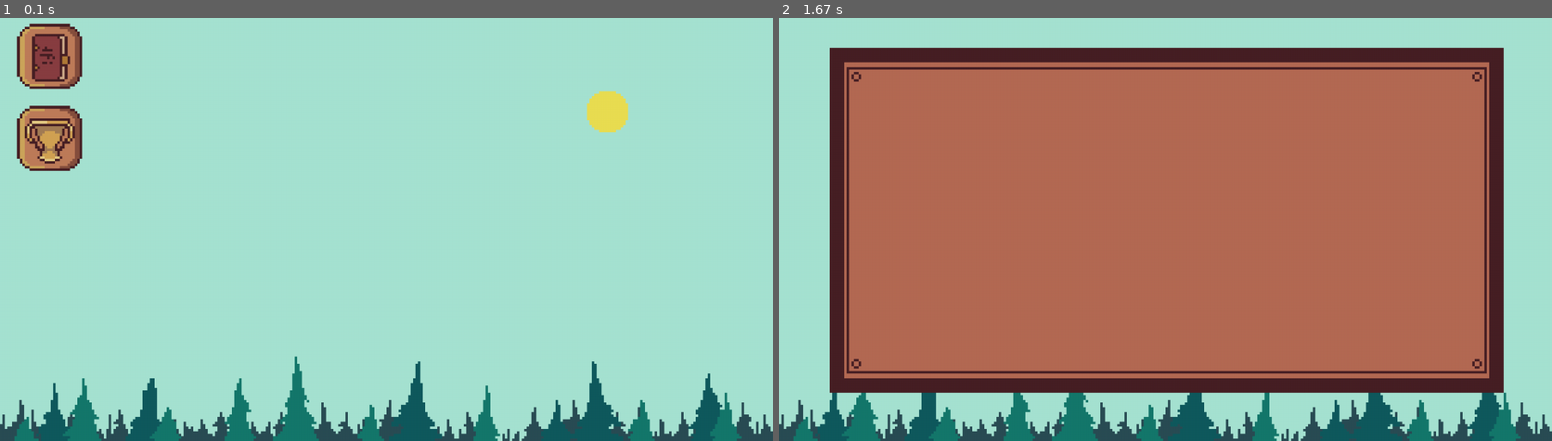
Above: before the commit, frames 1-2 (left to right).
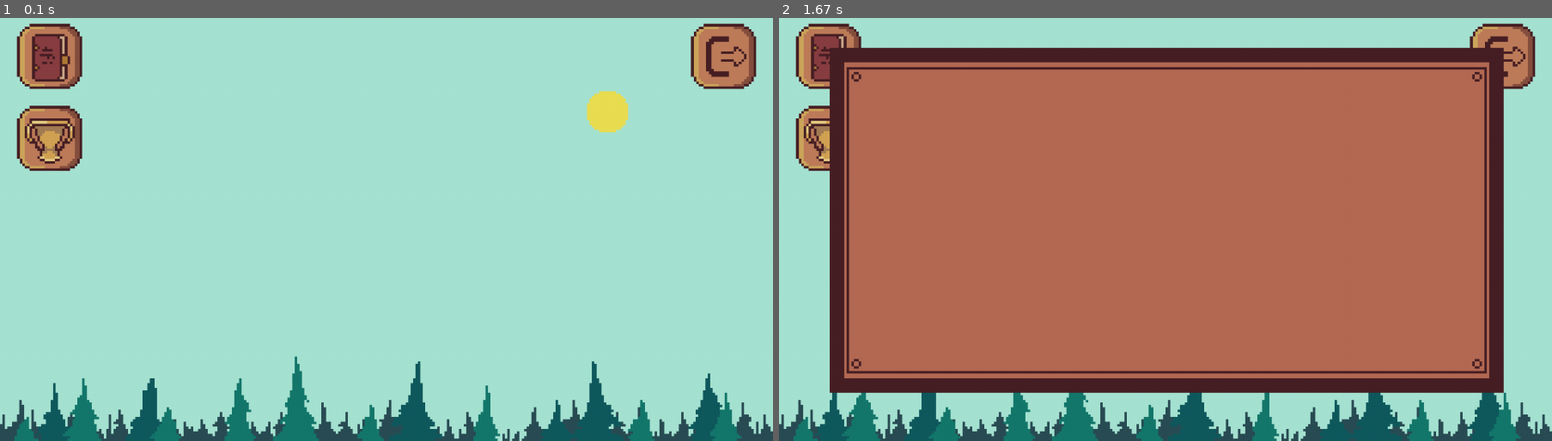
Above: after the commit, the same moments.

Repository: LenaSup/PyGame_project
Game: pygame game, started from main.py
Two runs of this game, one before a commit and one after it. Both use one fixed random seed, a clock stepped at 60 frames per second and the inputs below.
Inputs (mouse positions are in pixels of both pictures, inside the frame that each line leads up to):
- Up to frame 1 (0.1 s): no input
- Up to frame 2 (1.67 s): press the mouse at (825, 136) at 0.37 s; move the mouse to (879, 233) at 0.47 s; release the mouse at (925, 326) at 0.6 s

The runs differ from the first frame. In frame 1, 1.2% of the frame differs, in the area x 89-98%, y 1-17%; in frame 2, 2.3%, in the area x 2-98%, y 1-37%.

Commit message:
нопки

Diff:
--- a/main.py
+++ b/main.py
@@ -15,7 +15,7 @@
     return image
 
 
-class CloseBut(pygame.sprite.Sprite):
+class CloseBut(pygame.sprite.Sprite):   # -
     pass
 
 
@@ -35,21 +35,23 @@
         self.size = size
 
     def click(self, pos, screen):
-        pass
+        if self.rect.collidepoint(pos):
+            achievement = Achievement()
+            achievement.achievement_display(screen, self.size)
 
 
 class ExitBut(pygame.sprite.Sprite):    # Кнобка в меню
     def __init__(self, group, size):
         super().__init__(group)
-        self.done = True
-        pass
+        self.image = load_image('exit_button.png')
+        self.image = pygame.transform.scale(self.image, ((size[0] // 320) * 27, (size[1] // 180) * 27))
+        self.rect = self.image.get_rect()
+        self.rect.left, self.rect.top = (size[0] // 320) * 286, (size[1] // 180) * 7
+        self.size = size
 
-    def click(self, pos):
-        self.done = False
-        pass
-
-    def close_start_menu(self):
-        return self.done
+    def click(self, pos, screen):
+        if self.rect.collidepoint(pos):
+            sys.exit()
 
 
 class InfoBut(pygame.sprite.Sprite):    # Кнобка в меню
@@ -59,6 +61,10 @@
 
     def click(self, pos, screen):
         pass
+
+
+class PlayBut(pygame.sprite.Sprite):
+    pass
 
 
 class LearningBut(pygame.sprite.Sprite):    # Кнобка в меню
@@ -72,8 +78,9 @@
         self.size = size
 
     def click(self, pos, screen):
-        learning = Education()
-        learning.education_display(screen, self.size)
+        if self.rect.collidepoint(pos):
+            learning = Education()
+            learning.education_display(screen, self.size)
 
 
 class MenuClouds(pygame.sprite.Sprite):     # Облока в меню (облока в основкой игре меньше
@@ -94,15 +101,14 @@
         while done:
             background = pygame.transform.scale(load_image('start_menu_background.png'), size)
             screen.blit(background, (0, 0))
+            self.start_menu_sprites.draw(screen)
             for event in pygame.event.get():
                 if event.type == pygame.QUIT:
                     sys.exit()  # Выхлд из игры
-                if event.type == pygame.MOUSEBUTTONUP:
+                if event.type == pygame.MOUSEBUTTONDOWN:
                     pos = pygame.mouse.get_pos()
                     for i in self.start_menu_sprites:
                         i.click(pos, screen)
-                    done = self.start_menu_sprites.close_start_menu()   # Закрывает стартовое окно
-            self.start_menu_sprites.draw(screen)                        # для выхода в меню выбора уровня
             pygame.display.flip()
 
 
@@ -118,9 +124,22 @@
             for event in pygame.event.get():
                 if event.type == pygame.QUIT:
                     sys.exit()
-                if event.type == pygame.MOUSEBUTTONUP:
-                    pass
-        pygame.display.flip()
+            pygame.display.flip()
+
+
+class Achievement:    # Меню очевок
+    def __init__(self):
+        pass
+
+    def achievement_display(self, screen, size):
+        done = True
+        while done:
+            background = pygame.transform.scale(load_image('empty_field.png'), size)
+            screen.blit(background, (0, 0))
+            for event in pygame.event.get():
+                if event.type == pygame.QUIT:
+                    sys.exit()
+            pygame.display.flip()
 
 
 def main():
@@ -132,6 +151,7 @@
     start_menu_sprites = pygame.sprite.Group()  # Эта група спрайтов отображаемых в стартовом меню
     achievement_but = AchievementBut(start_menu_sprites, size, screen)
     learning_but = LearningBut(start_menu_sprites, size, screen)
+    exit_but = ExitBut(start_menu_sprites, size)
     start_menu = StartMenu(start_menu_sprites)    # Создание обекта стартового миню
     start_menu.start_menu_display(screen, size)   # Вывод меню при включение
     # ----
